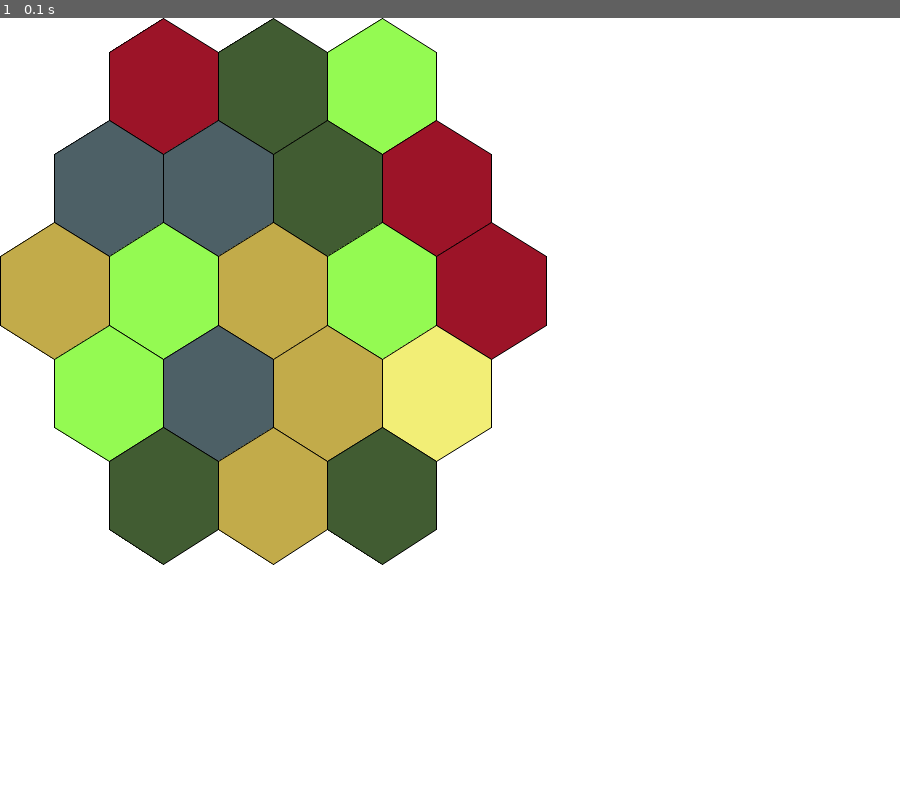
Above: before the commit, frame 1.
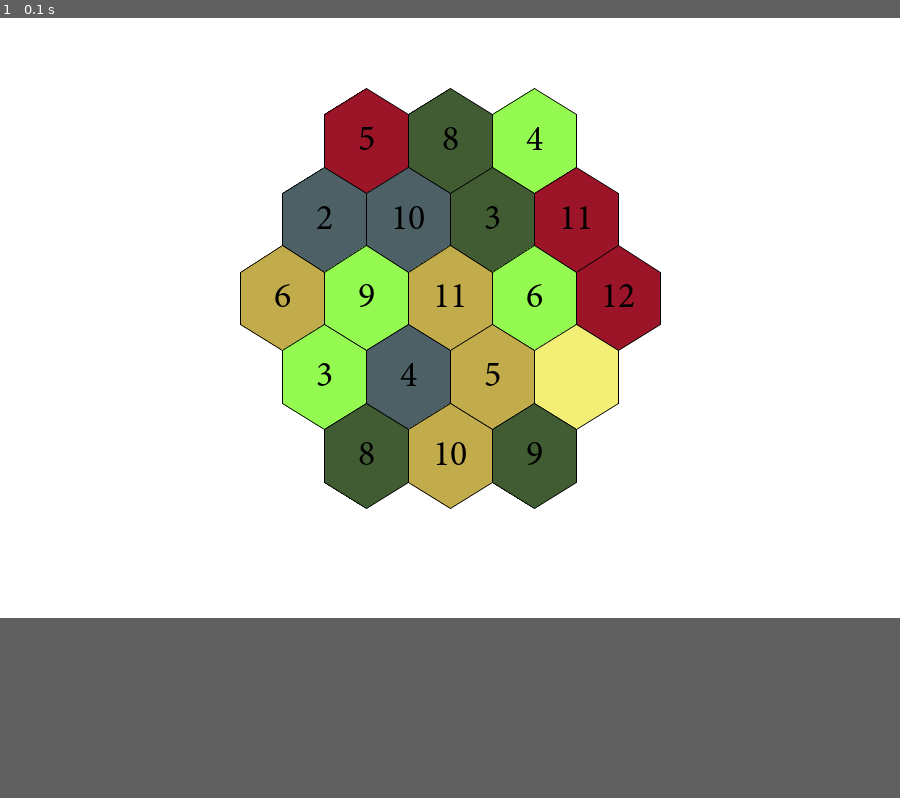
Above: after the commit, the same moment.

Repository: hdavidethan/catan-tp
Game: pygame game, started from app.py
Same seed, same stepped clock (60 frames per second), same inputs: the game is played once before the commit and once after it.
Inputs:
- Up to frame 1 (0.1 s): no input
In our replay, the window is 900x780 before the commit and 900x600 after it. These sizes can differ from the game's own. Grey fills any space a smaller window leaves; there, only what the larger window draws over its background counts as a difference.

The runs differ from the first frame. In frame 1, 35% of the frame differs, in the area x 0-74%, y 0-71%.

Commit message:
Show number tokens

Diff:
--- a/app.py
+++ b/app.py
@@ -1,10 +1,11 @@
 import pygame, copy
 from pygame import gfxdraw
 from pygameFramework import PygameGame
-from resources.gui.roundedRect import drawRoundedRect
+from resources.gui.button import Button
 from resources.game.board import Board
-from config.colors import *
-from config.config import *
+from config.colors import Colors
+from config.config import windowConfig
+from config.text import Text
 
 # TODO: Make Buttons OOPy
 # TODO: Create Board Representation
@@ -25,29 +26,15 @@
 
     def redrawAll(self, screen):
         if (self._debugMenu):
-            #self.drawMenu(screen)
+            self.drawMenu(screen)
             pass
         if (self._debugBoard):
             # self.drawGUI(screen)
             self.drawBoard(screen)
 
     def drawMenu(self, screen):
-        self.width, self.height = screen.get_size()
-        cx = self.width / 2
-        menuPos = (cx, 3/5*self.height)
-        mx, my = pygame.mouse.get_pos()
-        b1Color = Colors.gold1
-        b2Color = Colors.gold2
-        b1Width = b2Width = 0.25 * self.width
-        b1Height = b2Height = 0.075 * self.height
-        b1Pos = (cx, 0.75*menuPos[1])
-        b2Pos = (cx, 1.25*menuPos[1])
-        # Check if mouse in Button 1
-        if (self.inBounds((mx, my), b1Bounds)):
-            b1Color = Colors.gold2
-        if (self.inBounds((mx, my), b2Bounds)):
-            b2Color = Colors.gold2
-        drawRoundedRect(screen, b1, b1Color)
+        #button1 = Button((100))
+        pass
 
     def inBounds(self, pos, bounds):
         x, y = pos
@@ -57,8 +44,8 @@
     def drawBoard(self, screen):
         cx, cy = self.width/2, self.height/2
         heightToWidthRatio = 32 / 35
-        boardBounds = (cx-self.boardSize/2, cy-self.boardSize/heightToWidthRatio,
-                        cx+self.boardSize/2, cy+self.boardSize/heightToWidthRatio)
+        boardBounds = (cx-self.boardSize/2, cy-(self.boardSize/heightToWidthRatio)/2,
+                        cx+self.boardSize/2, cy+(self.boardSize/heightToWidthRatio)/2)
         hexWidth = self.boardSize / 5
         hexHeight = self.boardSize / 4
         ySpacing = hexHeight * 3 / 4
@@ -71,14 +58,26 @@
             rowLen = len(row)
             for j in range(rowLen):
                 hexFill = self.getFill(self.board.hexBoard[i][j+firstIndex])
-                leftOffset = ((self.board.q - rowLen) / 2) * hexWidth
+                leftOffset = ((self.board.q - rowLen) / 2) * hexWidth + boardBounds[0]
                 x0 = leftOffset + j * hexWidth
                 x1 = leftOffset + (j + 1) * hexWidth
-                y0 = i * ySpacing
+                y0 = i * ySpacing + boardBounds[1]
                 y1 = y0 + hexHeight
                 pygame.draw.polygon(screen, hexFill,
                     self.getHexagonPoints((x0, y0, x1, y1)))
-                gfxdraw.aapolygon(screen, self.getHexagonPoints((x0, y0, x1, y1)), Colors.black)
+                gfxdraw.aapolygon(screen, self.getHexagonPoints((x0, y0, x1, y1)), Colors.BLACK)
+
+                # Draw Token
+                number = self.board.hexBoard[i][j+firstIndex].number
+                if (number != None):
+                    if (number in [6, 8]):
+                        tokenColor = Colors.BLACK
+                    else:
+                        tokenColor = Colors.BLACK
+                    token = Text.TOKEN_FONT.render(str(number), True, tokenColor)
+                    tokenSurf = token.get_rect()
+                    tokenSurf.center = (x0 + (x1-x0)/2, y0 + (y1-y0)/2)
+                    screen.blit(token, tokenSurf)
 
     def getHexagonPoints(self, bounds):
         x0, y0, x1, y1 = bounds
@@ -93,10 +92,10 @@
         return [point1, point2, point3, point4, point5, point6]
 
     def getFill(self, tile):
-        colors = {'forest':Colors.forest, 'desert':Colors.desert,
-                  'hills':Colors.hills, 'mountains':Colors.mountains,
-                  'pasture':Colors.pasture, 'fields':Colors.fields,
-                  None:Colors.white}
+        colors = {'forest':Colors.FOREST, 'desert':Colors.DESERT,
+                  'hills':Colors.HILLS, 'mountains':Colors.MOUNTAINS,
+                  'pasture':Colors.PASTURE, 'fields':Colors.FIELDS,
+                  None:Colors.WHITE}
         tileFill = colors[tile.type]
         return tileFill
 
--- a/config/colors.py
+++ b/config/colors.py
@@ -2,18 +2,18 @@
 
 class Colors(object):
     # Basic Colors
-    white = pygame.Color('0xffffff')
-    black = pygame.Color('0x000000')
+    WHITE = pygame.Color('0xffffff')
+    BLACK = pygame.Color('0x000000')
 
     # Menu Colors
-    gold1 = pygame.Color('0xfbbd08')
-    gold2 = pygame.Color('0xeaae00')
-    gold3 = pygame.Color('0xcd9903')
+    GOLD_1 = pygame.Color('0xfbbd08')
+    GOLD_2 = pygame.Color('0xeaae00')
+    GOLD_3 = pygame.Color('0xcd9903')
 
     # Tile Colors
-    forest = pygame.Color('0x415c32')
-    fields = pygame.Color('0xc2ab4a')
-    mountains = pygame.Color('0x4d6066')
-    hills = pygame.Color('0x9c1428')
-    pasture = pygame.Color('0x94fa52')
-    desert = pygame.Color('0xf2ee76')
+    FOREST = pygame.Color('0x415c32')
+    FIELDS = pygame.Color('0xc2ab4a')
+    MOUNTAINS = pygame.Color('0x4d6066')
+    HILLS = pygame.Color('0x9c1428')
+    PASTURE = pygame.Color('0x94fa52')
+    DESERT = pygame.Color('0xf2ee76')
--- a/config/config.py
+++ b/config/config.py
@@ -1,3 +1,3 @@
 class windowConfig(object):
     width = 900
-    height = 780
+    height = 600
--- /dev/null
+++ b/config/text.py
@@ -0,0 +1,5 @@
+import pygame
+pygame.font.init()
+
+class Text(object):
+    TOKEN_FONT = pygame.font.Font("resources/assets/Minion Pro Regular.ttf", 36)
--- a/resources/gui/button.py
+++ b/resources/gui/button.py
@@ -1,5 +1,5 @@
-from element import Element
-from resources.roundedRect import drawRoundedRect
+from resources.gui.element import Element
+from resources.gui.roundedRect import drawRoundedRect
 from config.colors import Colors
 import pygame
 
Binary file added: resources/assets/Minion Pro Regular.ttf
